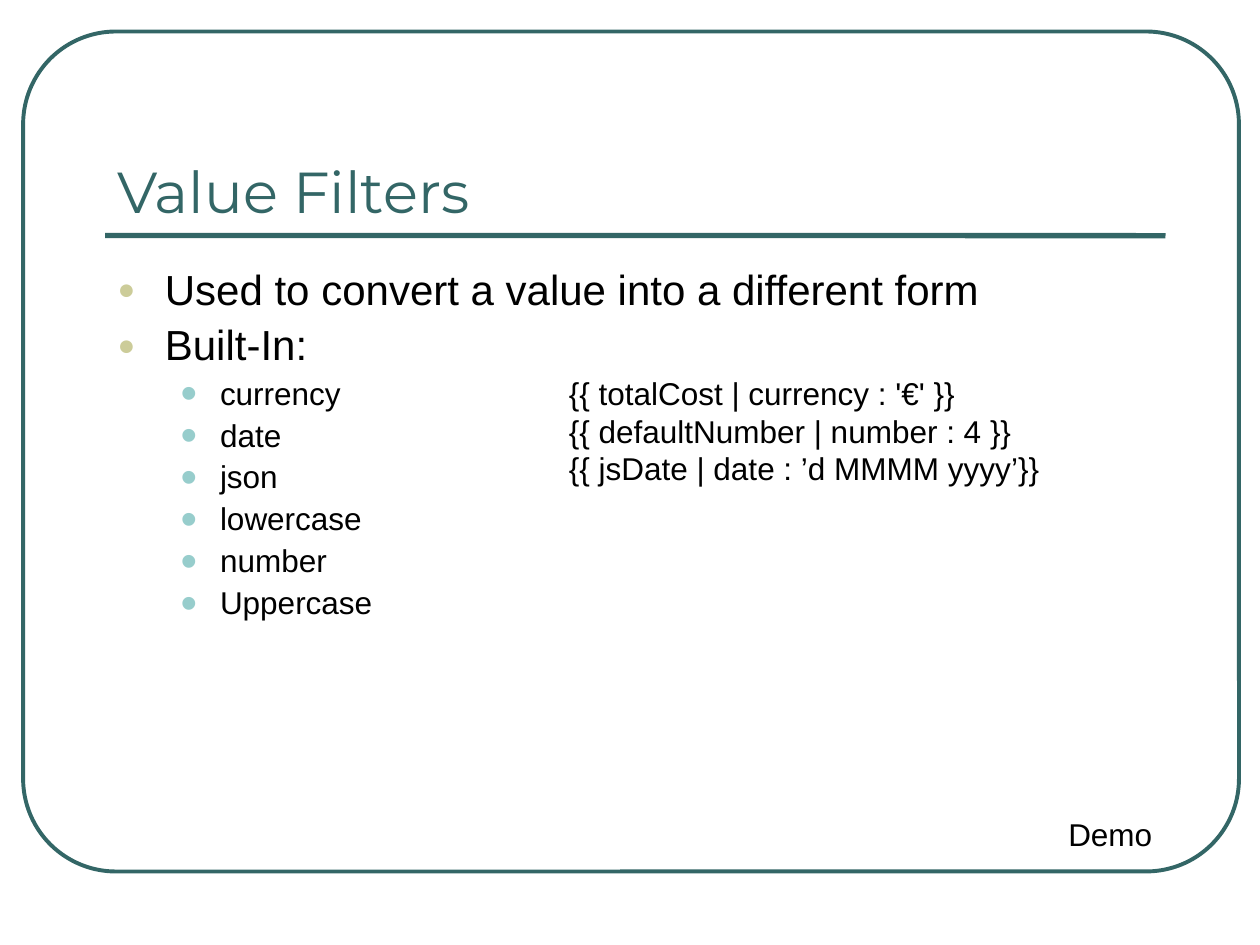
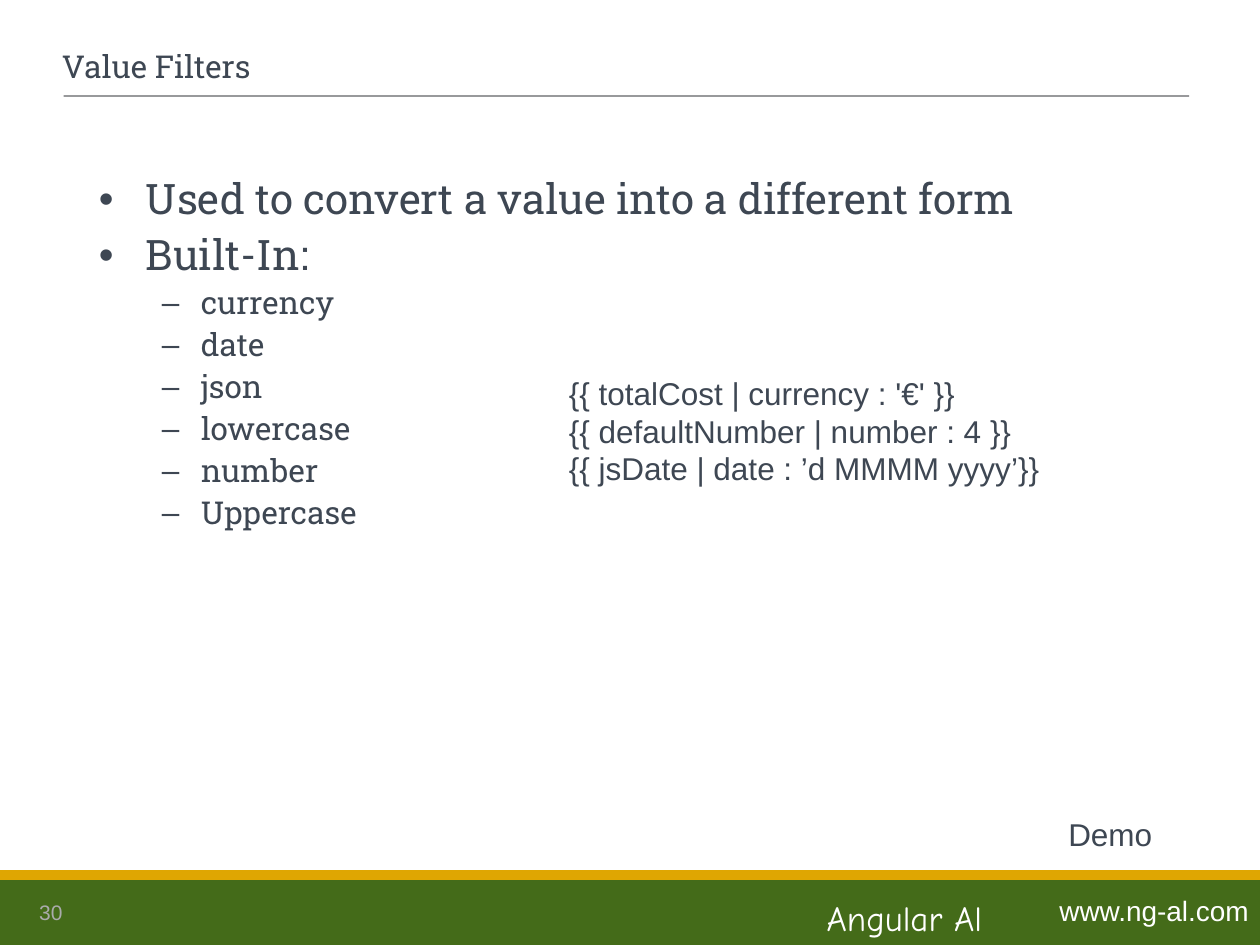
Before and after one commit to ng-al/AngularIntroApp, a slide deck: slide 30 of AngularJS Intro.ppt (slide 31 before the commit). Drawn at 1260x945 pixels with LibreOffice and Linux fonts; fonts in the diff are those of the drawing. Boxes give left, top, right and bottom in pixels: in the first picture for what was removed or moved away, otherwise in the second. Text is boxed around its words. In the diff, an @@ line names an element or a change of style, - is before the commit and + after.

```diff
--- a/AngularJS Intro.ppt
+++ b/AngularJS Intro.ppt
@@ rounded rectangle removed at (23, 32, 1239, 872) @@
@@ title "Value Filters": place and size @@
-title "Value Filters" at (118, 170, 469, 214)
+title "Value Filters" at (62, 54, 251, 79)
@@ title "Value Filters" at (62, 54, 251, 79): size 33 to 18 pt, font Montserrat to Roboto Slab, text colour #336666 to #3E4753; vertical alignment bottom to middle @@
@@ line moved from (105, 236) - (1166, 236) to (64, 96) - (1189, 96) @@
@@ line (64, 96) - (1189, 96): stroke #336666 3 pt to #626366 0.74 pt @@
@@ text "Used to convert a value ...": place and size @@
-text "Used to convert a value ..." at (165, 274, 979, 620)
+text "Used to convert a value ..." at (146, 181, 1015, 531)
@@ text "Used to convert a value ..." at (146, 181, 1015, 531): font Arial to Roboto Slab, text colour #000000 to #3E4753; bullet ● to •; bullet colour #CCCC99 to #3E4753; bullet • to –; bullet colour #97CDCC to #3E4753 @@
@@ text "{{ totalCost | currency : ..." at (599, 382, 1039, 486): text colour #000000 to #3E4753 @@
@@ text "Demo" at (1068, 824, 1152, 847): text colour #000000 to #3E4753 @@
@@ rectangle added at (0, 876, 1260, 945), fill #446B19 @@
@@ rectangle added at (0, 872, 1260, 878), fill #DFA602, outline #DFA602 2.01 pt @@
@@ page number added at (39, 905, 62, 920), 12 pt, text #AAABAC @@
+30
@@ text added at (827, 907, 982, 938), 20 pt, text #FFFFFF @@
+Angular Al
@@ text added at (1059, 900, 1248, 926), 16 pt, text #FFFFFF @@
+www.ng-al.com
```
Also in this commit, not shown: 43 other slides changed, 1 slide added, 1 slide removed.
